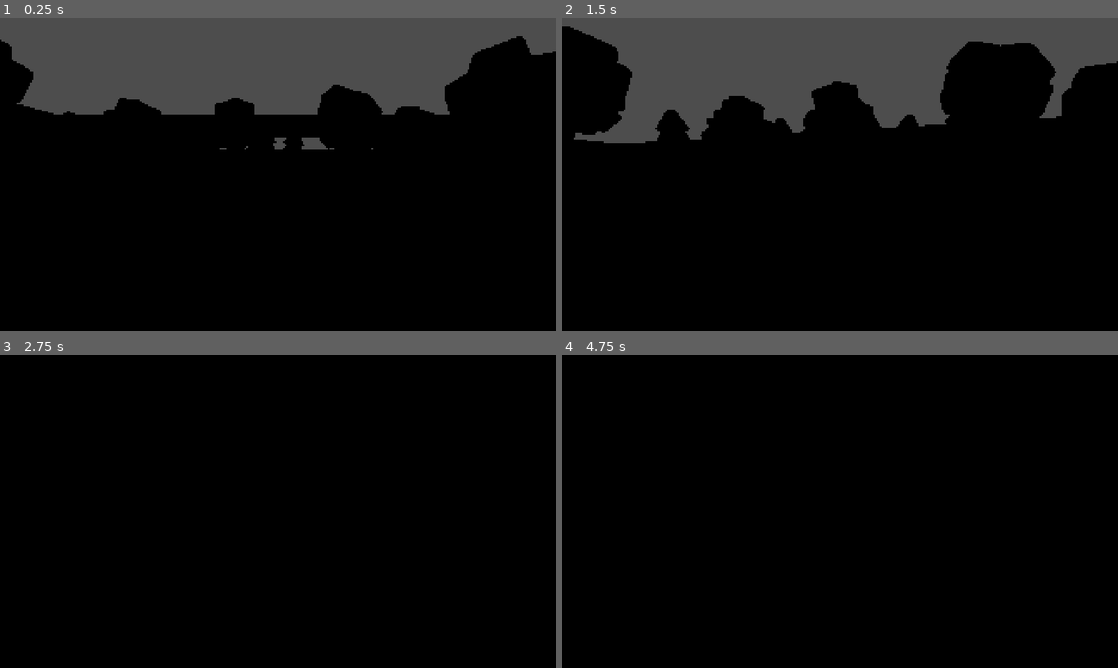
Above: before the commit, frames 1-4 (two rows, left to right).
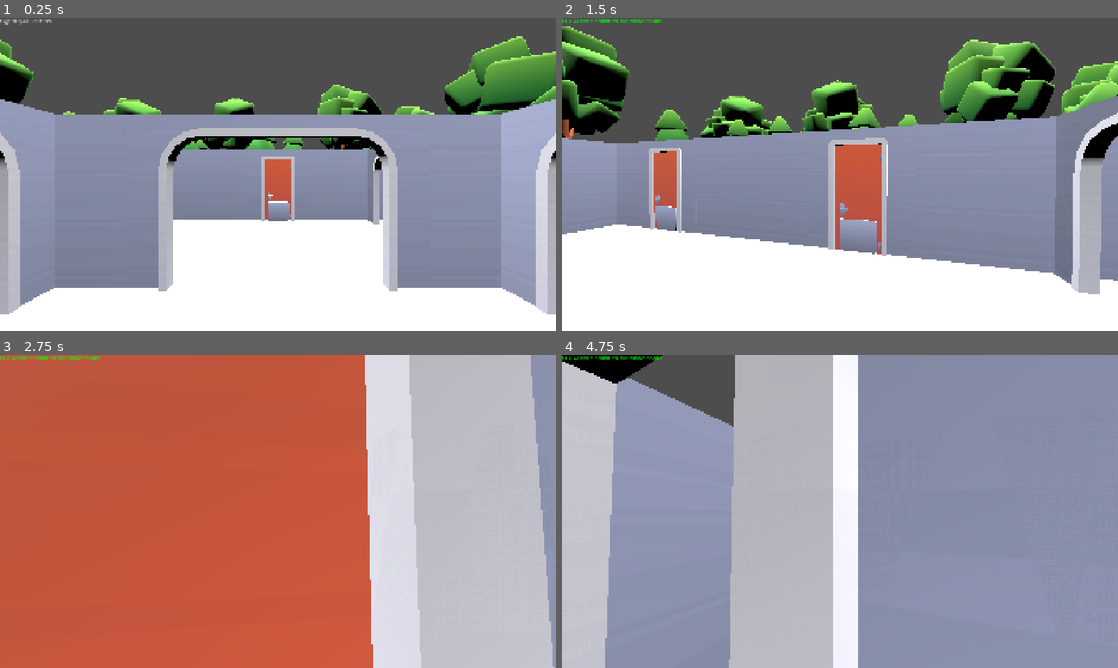
Above: after the commit, the same moments.

Repository: hamzaaaaaf/panic-pack-
Game: Godot game, scene res://main.tscn
Two runs of this game, one before a commit and one after it. Both use one fixed random seed, a clock stepped at 60 frames per second and the inputs below.
Inputs (mouse positions are in pixels of both pictures, inside the frame that each line leads up to):
- Up to frame 1 (0.25 s): no input
- Up to frame 2 (1.5 s): tap Enter (ui_accept) at 0.5, 0.77 s; move the mouse to (867, 174) at 0.52 s; hold K 0.53-1.28 s; hold W (move_forward) from 0.53 s (still down); tap E (interact) at 0.6 s; move the mouse to (812, 174) at 1.27 s; tap K at 1.35 s
- Up to frame 3 (2.75 s): keep holding W (move_forward); tap Enter (ui_accept) at 1.52 s; tap E (interact) at 1.55, 2.1 s; move the mouse to (289, 505) at 2.02 s; hold K from 2.03 s (still down)
- Up to frame 4 (4.75 s): keep holding W (move_forward); tap Enter (ui_accept) at 2.75, 3.02, 3.77, 4.52 s; move the mouse to (834, 517) at 2.77 s; release K at 2.78 s; tap K at 2.85, 4.35 s; tap E (interact) at 3.05, 3.6, 4.55 s; move the mouse to (878, 514) at 3.52 s; hold K 3.53-4.28 s; move the mouse to (795, 508) at 4.27 s

The runs differ from the first frame. In frame 1, 73% of the frame differs, in the area x 0-100%, y 0-100%; in frame 2, 73%; in frame 3, 100%; in frame 4, 99%.

Commit message:
door logic, timer and lock system
added doors with animated interact to open, timer system + UI. lokcing system until all items are collected

Diff:
--- a/door_rotate_square_a.gd
+++ b/door_rotate_square_a.gd
@@ -1,14 +1,21 @@
 extends Node3D
 
-@onready var anim_player = $AnimationPlayer
+@onready var animation_player = %AnimationPlayer
 
+# The door will now track as CLOSED when the game starts
 var is_open = false
 
-# This is a custom function our Player script will call
+func _ready():
+	# The millisecond the game loads, play the close animation
+	# and instantly skip to the end of it so it starts completely closed!
+	if animation_player.has_animation("close"):
+		animation_player.play("close")
+		animation_player.advance(999) # Instantly fast-forwards the door to be shut
+
 func interact():
 	if not is_open:
-		anim_player.play("open")
+		animation_player.play("open")
 		is_open = true
 	else:
-		anim_player.play("close")
+		animation_player.play("close")
 		is_open = false
--- a/interactable_door.tscn
+++ b/interactable_door.tscn
@@ -11,7 +11,16 @@
 [node name="door-rotate-square-a" parent="." index="0" unique_id=1894792230]
 script = ExtResource("2_ew2pm")
 
-[node name="StaticBody3D" type="StaticBody3D" parent="door-rotate-square-a/door" parent_id_path=PackedInt32Array(1612679170) index="1" unique_id=1847119764]
+[node name="door" parent="door-rotate-square-a" index="0" unique_id=1612679170]
+transform = Transform3D(-0.17364807, 0, -0.9848078, 0, 1, 0, 0.9848078, 0, -0.17364807, 0, 0, 0)
+
+[node name="handle" parent="door-rotate-square-a/door" index="0" unique_id=419513517]
+transform = Transform3D(1, 0, 0, 0, 1, 1.1626229e-16, 0, -1.1626229e-16, 1, 0, 0.9, 0.75)
+
+[node name="StaticBody3D" type="StaticBody3D" parent="door-rotate-square-a/door" index="1" unique_id=1847119764]
 
 [node name="CollisionShape3D" type="CollisionShape3D" parent="door-rotate-square-a/door/StaticBody3D" index="0" unique_id=1270855003]
 shape = SubResource("ConcavePolygonShape3D_2jqnj")
+
+[node name="AnimationPlayer" parent="." index="1" unique_id=790840566]
+unique_name_in_owner = true
--- /dev/null
+++ b/main.gd
@@ -0,0 +1,67 @@
+extends Node3D
+
+@onready var timer = $FlightTimer
+@onready var time_label = $UI/TimeLabel
+
+# Placeholder counts for your packing list (We will wire real objects here later!)
+var total_items_needed: int = 3
+var items_collected: int = 0
+
+var taxi_arrived: bool = false
+
+func _ready():
+	# Update our user interface text on frame one
+	update_ui_display()
+	print("Panic Pack Started! Find your items before the timer runs out!")
+
+func _process(_delta):
+	if taxi_arrived:
+		return # Stop updating the packing phase once the taxi sequence takes over
+
+	var time_left = timer.time_left
+	var minutes = int(time_left) / 60
+	var seconds = int(time_left) % 60
+
+	# Update your screen clock overlay
+	time_label.text = "Flight Departure: %02d:%02d" % [minutes, seconds]
+
+	# If the packing countdown clock hits absolute zero
+	if time_left <= 0:
+		trigger_game_over_missed_flight()
+
+# This is a custom helper function our future Loot items will talk to!
+func collect_item(item_name: String):
+	items_collected += 1
+	print("Packed item: ", item_name, " (", items_collected, "/", total_items_needed, ")")
+	update_ui_display()
+
+func update_ui_display():
+	# If we haven't found everything yet, show packing progress
+	if items_collected < total_items_needed:
+		print("Checking items... Keep searching!")
+	else:
+		# If everything is packed, unlock the front exit!
+		trigger_taxi_arrival_sequence()
+
+func trigger_taxi_arrival_sequence():
+	taxi_arrived = true
+	timer.stop() # Pause the main countdown
+
+	time_label.text = "TAXI ARRIVED! SPRINT TO THE FRONT DOOR!"
+	time_label.modulate = Color.GREEN # Turn the clock bright green!
+
+	print("BEEP BEEP! The getaway car is idling outside!")
+
+	# Computer Science Search: Find our designated exit door in the world and force it open!
+	var exit_doors = get_tree().get_nodes_in_group("ExitDoor")
+	for door in exit_doors:
+		if door.has_method("interact"):
+			# Force the door wide open automatically so the player can escape to the yard!
+			door.interact()
+
+func trigger_game_over_missed_flight():
+	taxi_arrived = true
+	time_label.text = "GAME OVER: YOU MISSED YOUR FLIGHT!"
+	time_label.modulate = Color.RED
+	Input.set_mouse_mode(Input.MOUSE_MODE_VISIBLE) # Release the mouse pointer
+	print("Too slow! Your plane took off without you.")
--- a/main.tscn
+++ b/main.tscn
@@ -1,10 +1,11 @@
 [gd_scene format=4 uid="uid://cjr8ccymuthyh"]
 
+[ext_resource type="Script" uid="uid://30s0nq01aab4" path="res://main.gd" id="1_2cqfq"]
 [ext_resource type="PackedScene" uid="uid://swqd4sjqmjst" path="res://buildingassets/floor.glb" id="1_h2yge"]
 [ext_resource type="Script" uid="uid://dohywafse4bmu" path="res://player.gd" id="1_ig7tw"]
 [ext_resource type="PackedScene" uid="uid://t7w611vt5nsu" path="res://character.glb" id="2_0xm2m"]
 [ext_resource type="PackedScene" uid="uid://cu50rkt6ksmdp" path="res://buildingassets/wall.glb" id="2_1bvp3"]
-[ext_resource type="PackedScene" uid="uid://brs1xuk8kpvl3" path="res://buildingassets/door-rotate-square-a.glb" id="2_272bh"]
+[ext_resource type="PackedScene" uid="uid://cghv5x8t4lv4y" path="res://interactable_door.tscn" id="2_vivmo"]
 [ext_resource type="PackedScene" uid="uid://coxnc2304j2oj" path="res://buildingassets/wall-window-round.glb" id="3_5vw27"]
 [ext_resource type="PackedScene" uid="uid://6uegxh124bb4" path="res://buildingassets/wall-doorway-square.glb" id="4_kek77"]
 [ext_resource type="Texture2D" uid="uid://bspujrjefp1hr" path="res://buildingassets/Textures/colormap.png" id="5_vivmo"]
@@ -128,18 +129,18 @@
 uv1_scale = Vector3(300, 300, 300)
 
 [sub_resource type="CapsuleShape3D" id="CapsuleShape3D_nfrx5"]
+radius = 0.4
 height = 1.9
 
 [node name="Main" type="Node3D" unique_id=1695030004]
+script = ExtResource("1_2cqfq")
 
 [node name="DirectionalLight3D" type="DirectionalLight3D" parent="." unique_id=517100948]
 transform = Transform3D(0.8820786, 0.17272899, -0.43829456, 0.35052225, 0.3809645, 0.8555701, 0.31475645, -0.908312, 0.2754952, 0, 15, 0)
-visible = false
 light_energy = 2.0
 
 [node name="DirectionalLight3D2" type="DirectionalLight3D" parent="." unique_id=450005102]
 transform = Transform3D(0.9207393, 0.21610877, 0.32486334, -0.26036727, -0.27980494, 0.92407674, 0.2905995, -0.9354176, -0.2013597, 0, 15, 0)
-visible = false
 light_energy = 2.0
 
 [node name="WorldEnvironment" type="WorldEnvironment" parent="." unique_id=1600159531]
@@ -484,20 +485,30 @@
 
 [node name="HouseWalls" type="Node3D" parent="." unique_id=2111189056]
 
-[node name="main door" parent="HouseWalls" unique_id=131401983 instance=ExtResource("2_272bh")]
-transform = Transform3D(-4.371139e-08, 0, 1, 0, 1, 0, -1, 0, -4.371139e-08, -0.44744903, 0, 3)
-
-[node name="main door2" parent="HouseWalls" unique_id=1821806286 instance=ExtResource("2_272bh")]
-transform = Transform3D(-4.371139e-08, 0, 1, 0, 1, 0, -1, 0, -4.371139e-08, -0.44744903, 0, -5)
-
-[node name="main door5" parent="HouseWalls" unique_id=2030183243 instance=ExtResource("2_272bh")]
-transform = Transform3D(-4.371139e-08, 0, 1, 0, 1, 0, -1, 0, -4.371139e-08, 1.552551, 0, -7)
-
-[node name="main door3" parent="HouseWalls" unique_id=1121847979 instance=ExtResource("2_272bh")]
-transform = Transform3D(-4.371139e-08, 0, 1, 0, 1, 0, -1, 0, -4.371139e-08, -5.447449, 0, -5)
-
-[node name="main door4" parent="HouseWalls" unique_id=316409377 instance=ExtResource("2_272bh")]
-transform = Transform3D(1, 0, 0, 0, 1, 0, 0, 0, 1, -2.9935613, 0, -6.4623566)
+[node name="door1" parent="HouseWalls" unique_id=131401983 groups=["ExitDoor"] instance=ExtResource("2_vivmo")]
+transform = Transform3D(-4.371139e-08, 0, -1, 0, 1, 0, 1, 0, -4.371139e-08, 0.45507884, 0, 3)
+
+[node name="door-rotate-square-a" parent="HouseWalls/door1" index="0" unique_id=1894792230 groups=["ExitDoor"]]
+
+[node name="door" parent="HouseWalls/door1/door-rotate-square-a" index="0" unique_id=1612679170 groups=["ExitDoor"]]
+
+[node name="handle" parent="HouseWalls/door1/door-rotate-square-a/door" index="0" unique_id=419513517 groups=["ExitDoor"]]
+
+[node name="StaticBody3D" parent="HouseWalls/door1/door-rotate-square-a/door" index="1" unique_id=1847119764 groups=["ExitDoor"]]
+
+[node name="CollisionShape3D" parent="HouseWalls/door1/door-rotate-square-a/door/StaticBody3D" index="0" unique_id=1270855003 groups=["ExitDoor"]]
+
+[node name="door2" parent="HouseWalls" unique_id=1798886668 instance=ExtResource("2_vivmo")]
+transform = Transform3D(-4.371139e-08, 0, -1, 0, 1, 0, 1, 0, -4.371139e-08, 0.45507884, 0, -5)
+
+[node name="door3" parent="HouseWalls" unique_id=301121773 instance=ExtResource("2_vivmo")]
+transform = Transform3D(-4.371139e-08, 0, -1, 0, 1, 0, 1, 0, -4.371139e-08, -4.544921, 0, -5)
+
+[node name="door4" parent="HouseWalls" unique_id=989133401 instance=ExtResource("2_vivmo")]
+transform = Transform3D(-4.371139e-08, 0, -1, 0, 1, 0, 1, 0, -4.371139e-08, 2.455079, 0, -7)
+
+[node name="door5" parent="HouseWalls" unique_id=1851054460 instance=ExtResource("2_vivmo")]
+transform = Transform3D(-1, 0, 8.742278e-08, 0, 1, 0, -8.742278e-08, 0, -1, -3.0331693, 0, -5.5462003)
 
 [node name="wall-window-round2" parent="HouseWalls" unique_id=1134807664 instance=ExtResource("3_5vw27")]
 transform = Transform3D(-4.371139e-08, 0, 1, 0, 1, 0, -1, 0, -4.371139e-08, 2, 0, 3)
@@ -859,7 +870,6 @@
 
 [node name="GreenBase" type="CSGBox3D" parent="Outdoor" unique_id=1288345194]
 transform = Transform3D(1, 0, 0, 0, 1, 0, 0, 0, 1, 0, -0.1, 0)
-visible = false
 use_collision = true
 size = Vector3(100, 0.2, 100)
 material = SubResource("StandardMaterial3D_nfrx5")
@@ -1616,6 +1626,9 @@
 
 [node name="Camera3D" type="Camera3D" parent="Player" unique_id=453772127]
 transform = Transform3D(1, 0, 0, 0, 1, 0, 0, 0, 1, 0, 0.55, -0.263)
+
+[node name="RayCast3D" type="RayCast3D" parent="Player/Camera3D" unique_id=1595479557]
+target_position = Vector3(0, -1, -2)
 
 [node name="Root Scene" parent="Player" unique_id=450358301 instance=ExtResource("2_0xm2m")]
 transform = Transform3D(-1, 0, 8.742278e-08, 0, 1, 0, -8.742278e-08, 0, -1, 0, -1, 0)
@@ -1697,6 +1710,18 @@
 
 [node name="PT_R" parent="Player/Root Scene/RootNode/CharacterArmature/Skeleton3D" index="16" unique_id=2086582501]
 transform = Transform3D(1, -1.2749048e-09, -6.794929e-05, -6.7948306e-05, 0.0053473976, -0.99998564, 3.646268e-07, 0.99998564, 0.0053473976, -0.00018165624, -0.007312292, 0.004232642)
+
+[node name="FlightTimer" type="Timer" parent="." unique_id=2077387377]
+wait_time = 120.0
+one_shot = true
+autostart = true
+
+[node name="UI" type="CanvasLayer" parent="." unique_id=731430340]
+
+[node name="TimeLabel" type="Label" parent="UI" unique_id=1792527319]
+offset_right = 42.0
+offset_bottom = 23.0
+text = "02:00"
 
 [editable path="HouseFloors/tile1"]
 [editable path="HouseFloors/tile10"]
@@ -1740,11 +1765,11 @@
 [editable path="HouseFloors/tile7"]
 [editable path="HouseFloors/tile8"]
 [editable path="HouseFloors/tile9"]
-[editable path="HouseWalls/main door"]
-[editable path="HouseWalls/main door2"]
-[editable path="HouseWalls/main door5"]
-[editable path="HouseWalls/main door3"]
-[editable path="HouseWalls/main door4"]
+[editable path="HouseWalls/door1"]
+[editable path="HouseWalls/door2"]
+[editable path="HouseWalls/door3"]
+[editable path="HouseWalls/door4"]
+[editable path="HouseWalls/door5"]
 [editable path="HouseWalls/wall-window-round2"]
 [editable path="HouseWalls/wall-window-round3"]
 [editable path="HouseWalls/main door wall"]
--- a/player.gd
+++ b/player.gd
@@ -10,18 +10,13 @@
 @onready var camera = $Camera3D
 @onready var animation_player: AnimationPlayer = $"Root Scene/AnimationPlayer"
 
-
-
 func _ready():
-	# This locks your mouse cursor inside the game window so you can look around seamlessly
 	Input.set_mouse_mode(Input.MOUSE_MODE_CAPTURED)
 
 func _unhandled_input(event):
-	# If the player moves the mouse, rotate the camera
 	if event is InputEventMouseMotion:
 		rotate_y(-event.relative.x * MOUSE_SENSITIVITY)
 		camera.rotate_x(-event.relative.y * MOUSE_SENSITIVITY)
-		# Prevent the player from flipping their head upside down!
 		camera.rotation.x = clamp(camera.rotation.x, deg_to_rad(-89), deg_to_rad(89))
 
 func _physics_process(delta):
@@ -34,7 +29,6 @@
 		velocity.y = JUMP_VELOCITY
 
 	# Get the input direction using WSAD keys we mapped earlier
-	# If you haven't mapped 'move_forward', etc. yet, ui_left/right/up/down will use arrow keys
 	var input_dir = Input.get_vector("move_left", "move_right", "move_forward", "move_backward")
 	var direction = (transform.basis * Vector3(input_dir.x, 0, input_dir.y)).normalized()
 
@@ -45,13 +39,42 @@
 		velocity.x = move_toward(velocity.x, 0, SPEED)
 		velocity.z = move_toward(velocity.z, 0, SPEED)
 
-
 	move_and_slide()
 
-	# Check if the player is physically moving on the ground
+	# Handle animations based on movement vectors
 	if velocity.length() > 0.1:
-		# Play the walk animation track normally
 		animation_player.play("CharacterArmature|Walk")
 	else:
-		# Instead of shifting to idle, pause the walk animation exactly where it is!
 		animation_player.pause()
+
+	# INTERACTION LOGIC
+	if Input.is_action_just_pressed("interact"):
+		if $Camera3D/RayCast3D.is_colliding():
+			var hit_object = $Camera3D/RayCast3D.get_collider()
+
+			var target = hit_object.get_parent()
+			while target != null:
+				if target.has_method("interact"):
+					# Check if this door belongs to the locked exit group
+					if target.is_in_group("ExitDoor"):
+						var game_manager = get_node("/root/Main")
+						if game_manager and game_manager.taxi_arrived == false:
+							print("The front door is locked tight! Fake pack your items using K first.")
+							return # STOP RIGHT HERE so the door remains locked!
+
+					# Open normal interior room doors or unlocked exits
+					target.interact()
+					break
+				target = target.get_parent()
+
+	# TEST CHEAT: Completely un-nested so it works independently anywhere!
+	if Input.is_action_just_pressed("interact"):
+		# If you press E into open space, it clears. Let's make K work cleanly on a distinct single tap:
+		pass
+
+	if Input.is_key_pressed(KEY_K):
+		var main_node = get_node("/root/Main")
+		if main_node:
+			main_node.collect_item("Test Placeholder Passport")
+			# Micro-delay script so a single frame tap doesn't spawn 50 items
+			await get_tree().create_timer(0.2).timeout
Not shown, added: main.gd.uid
